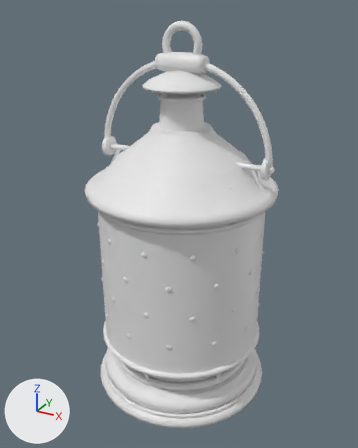
The glTF model src/assets/models/tools/lantern.glb: old version first, new version second.
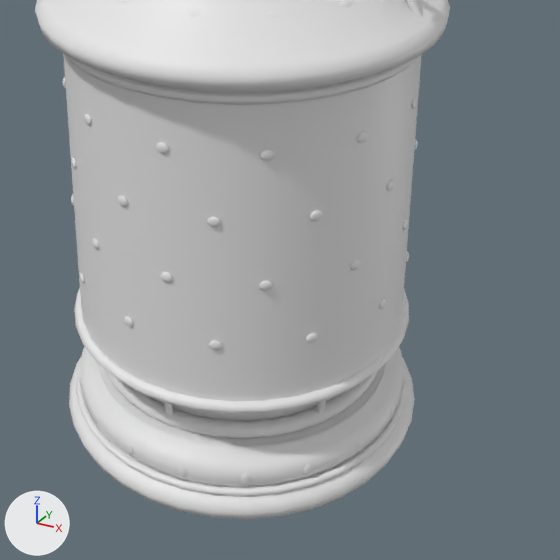
There are two pictures of each version: one whole from a 50 mm lens placed at (0.192, -0.353, 0.337), pointed at (-0.002, -0.002, 0.162), one close up on the part from 19% to 92% of the width and 41% to 100% of the height. Arrows for +X, +Y and +Z are at lower left; the lights stay in place. The older version's two pictures come first. Materials are left out; every surface is plain grey. Where no turn or scale is listed for an object, it has been applied to the vertices.
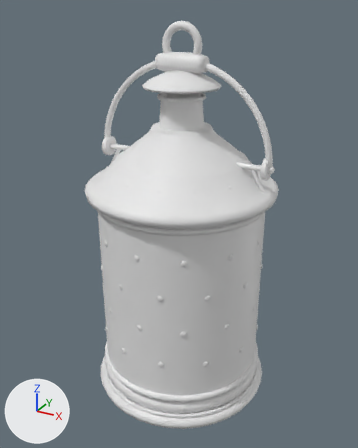
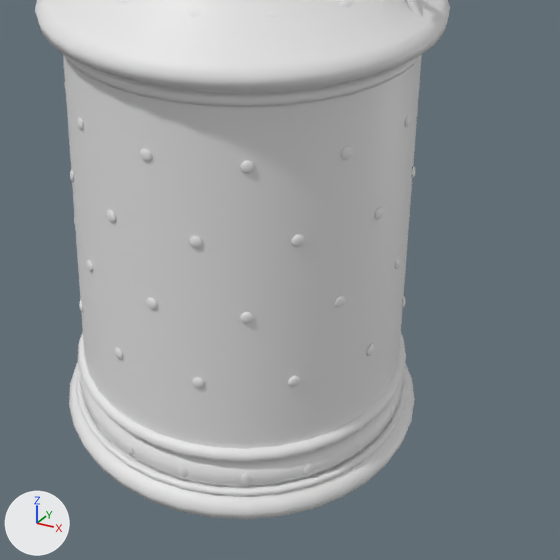
Where the newer file only moved an object's origin or applied its transform, the numbers keep the older frame.

Where the change shows, as pixel boxes (x1, y1, x2, y2) in the close-ups (560 x 560 px):
'Mesh_5', moved
    before: (63, 54, 422, 401)
    after: (63, 55, 422, 449)
'Mesh_6', moved
    before: (64, 54, 418, 414)
    after: (61, 52, 421, 462)
'Mesh_7', moved
    before: (63, 77, 418, 350)
    after: (65, 88, 415, 388)

The edits, one by one:
In object 'Mesh_5' (ob_mesh_5), parent goes from ob_node_6 to ob_shutter.
In object 'Mesh_6' (ob_mesh_6), parent goes from ob_node_6 to ob_shutter.
In object 'Mesh_7' (ob_mesh_7), parent goes from ob_node_6 to ob_shutter.
Object 'shutter' (ob_shutter) is new.
Its parent is ob_lantern.
Its location is (0.0, 0.0, 0.19).
